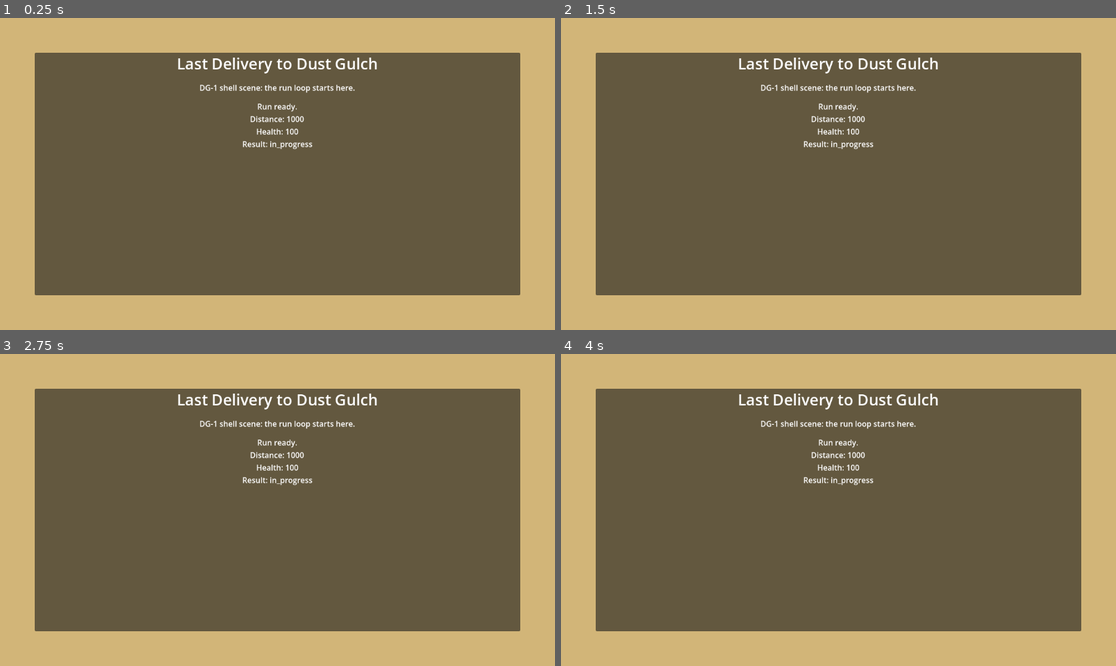
Above: before the commit, frames 1-4 (two rows, left to right).
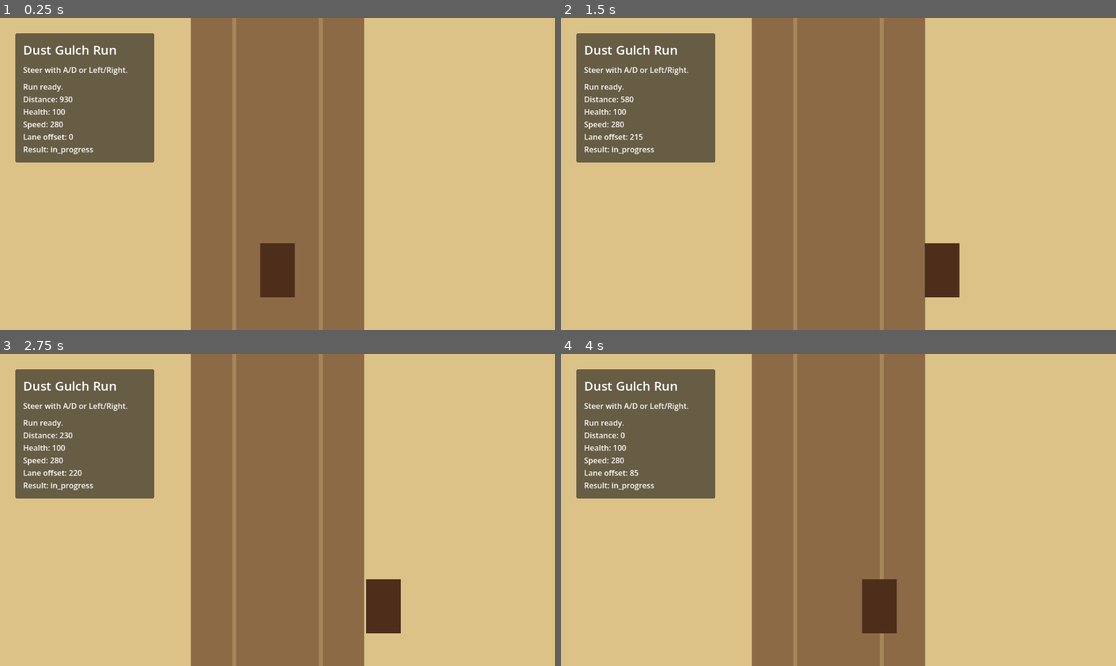
Above: after the commit, the same moments.

Repository: bbenefield89/The-Last-Delivery-to-Dust-Gulch
Game: Godot game, scene res://Scenes/AppRoot/AppRoot.tscn
Two runs of this game, one before a commit and one after it. Both use one fixed random seed, a clock stepped at 60 frames per second and the inputs below.
Inputs (mouse positions are in pixels of both pictures, inside the frame that each line leads up to):
- Up to frame 1 (0.25 s): no input
- Up to frame 2 (1.5 s): tap Enter at 0.5 s; move the mouse to (960, 158) at 0.52 s; hold D (steer_right, bound only after the commit) 0.53-1.25 s; hold Shift 0.53-1.25 s; click (960, 158) at 0.67 s; drag from (727, 189) to (810, 236) at 1.27 s
- Up to frame 3 (2.75 s): tap Space at 2 s; move the mouse to (333, 441) at 2.02 s; hold D (steer_right, bound only after the commit) from 2.03 s (still down); tap Ctrl at 2.1 s
- Up to frame 4 (4 s): release D (steer_right, bound only after the commit) at 2.75 s; tap Enter at 2.75 s; drag from (810, 572) to (672, 463) at 2.77 s; tap Space at 3.5 s; move the mouse to (1005, 556) at 3.52 s; hold A (steer_left, bound only after the commit) from 3.53 s (still down); tap Delete at 3.6 s

The runs differ from the first frame. In frame 1, 71% of the frame differs, in the area x 2-94%, y 0-100%; in frame 2, 71%; in frame 3, 71%; in frame 4, 71%.

Commit message:
feat(core): add steering and coverage

Diff:
--- a/Scenes/RunScene/RunScene.tscn
+++ b/Scenes/RunScene/RunScene.tscn
@@ -18,45 +18,96 @@
 anchor_bottom = 1.0
 grow_horizontal = 2
 grow_vertical = 2
-color = Color(0.823529, 0.709804, 0.470588, 1)
+color = Color(0.862745, 0.760784, 0.529412, 1)
 
-[node name="MarginContainer" type="MarginContainer" parent="."]
+[node name="Playfield" type="Control" parent="."]
+unique_name_in_owner = true
 layout_mode = 1
 anchors_preset = 15
 anchor_right = 1.0
 anchor_bottom = 1.0
-offset_left = 48.0
-offset_top = 48.0
-offset_right = -48.0
-offset_bottom = -48.0
 grow_horizontal = 2
 grow_vertical = 2
-theme_override_constants/margin_left = 24
-theme_override_constants/margin_top = 24
-theme_override_constants/margin_right = 24
-theme_override_constants/margin_bottom = 24
 
-[node name="Panel" type="PanelContainer" parent="MarginContainer"]
+[node name="Road" type="ColorRect" parent="Playfield"]
+layout_mode = 1
+anchors_preset = 8
+anchor_left = 0.5
+anchor_top = 0.0
+anchor_right = 0.5
+anchor_bottom = 1.0
+offset_left = -180.0
+offset_right = 180.0
+grow_horizontal = 2
+grow_vertical = 2
+color = Color(0.552941, 0.415686, 0.27451, 1)
+
+[node name="RoadStripeLeft" type="ColorRect" parent="Playfield/Road"]
+layout_mode = 1
+anchors_preset = 7
+anchor_left = 0.25
+anchor_top = 0.0
+anchor_right = 0.25
+anchor_bottom = 1.0
+offset_left = -4.0
+offset_right = 4.0
+grow_vertical = 2
+color = Color(0.74902, 0.658824, 0.427451, 0.45)
+
+[node name="RoadStripeRight" type="ColorRect" parent="Playfield/Road"]
+layout_mode = 1
+anchors_preset = 7
+anchor_left = 0.75
+anchor_top = 0.0
+anchor_right = 0.75
+anchor_bottom = 1.0
+offset_left = -4.0
+offset_right = 4.0
+grow_vertical = 2
+color = Color(0.74902, 0.658824, 0.427451, 0.45)
+
+[node name="Wagon" type="ColorRect" parent="Playfield"]
+unique_name_in_owner = true
+custom_minimum_size = Vector2(72, 112)
+layout_mode = 0
+offset_left = 324.0
+offset_top = 428.0
+offset_right = 396.0
+offset_bottom = 540.0
+color = Color(0.301961, 0.180392, 0.101961, 1)
+
+[node name="HUDPanel" type="PanelContainer" parent="."]
+layout_mode = 1
+anchors_preset = 1
+anchor_right = 0.0
+anchor_bottom = 0.0
+offset_left = 32.0
+offset_top = 32.0
+offset_right = 320.0
+offset_bottom = 196.0
+
+[node name="MarginContainer" type="MarginContainer" parent="HUDPanel"]
 layout_mode = 2
+theme_override_constants/margin_left = 16
+theme_override_constants/margin_top = 16
+theme_override_constants/margin_right = 16
+theme_override_constants/margin_bottom = 16
 
-[node name="VBoxContainer" type="VBoxContainer" parent="MarginContainer/Panel"]
+[node name="VBoxContainer" type="VBoxContainer" parent="HUDPanel/MarginContainer"]
 layout_mode = 2
-theme_override_constants/separation = 16
+theme_override_constants/separation = 12
 
-[node name="TitleLabel" type="Label" parent="MarginContainer/Panel/VBoxContainer"]
+[node name="TitleLabel" type="Label" parent="HUDPanel/MarginContainer/VBoxContainer"]
 layout_mode = 2
-theme_override_font_sizes/font_size = 32
-text = "Last Delivery to Dust Gulch"
-horizontal_alignment = 1
+theme_override_font_sizes/font_size = 26
+text = "Dust Gulch Run"
 
-[node name="SubtitleLabel" type="Label" parent="MarginContainer/Panel/VBoxContainer"]
+[node name="HintLabel" type="Label" parent="HUDPanel/MarginContainer/VBoxContainer"]
 layout_mode = 2
-text = "DG-1 shell scene: the run loop starts here."
-horizontal_alignment = 1
+text = "Steer with A/D or Left/Right."
 
-[node name="StatusLabel" type="Label" parent="MarginContainer/Panel/VBoxContainer"]
+[node name="StatusLabel" type="Label" parent="HUDPanel/MarginContainer/VBoxContainer"]
 unique_name_in_owner = true
 layout_mode = 2
 text = "Run scene loaded.\nAwaiting run state."
-horizontal_alignment = 1
-vertical_alignment = 1
+autowrap_mode = 2
--- a/Scenes/RunScene/run_scene.gd
+++ b/Scenes/RunScene/run_scene.gd
@@ -1,9 +1,15 @@
 extends Control
 
 const RunStateType := preload("res://Scripts/RunState/run_state.gd")
+const STEER_ACTION_NEGATIVE := "steer_left"
+const STEER_ACTION_POSITIVE := "steer_right"
+const STEER_SPEED := 300.0
+const ROAD_HALF_WIDTH := 220.0
 
 var _run_state: RunStateType
 
+@onready var _playfield: Control = %Playfield
+@onready var _wagon: ColorRect = %Wagon
 @onready var _status_label: Label = %StatusLabel
 
 
@@ -13,6 +19,26 @@
 
 
 func _ready() -> void:
+	_ensure_input_actions()
+	_update_wagon_visual()
+	_refresh_status()
+
+
+func _process(delta: float) -> void:
+	if _run_state == null:
+		return
+
+	var steer_input := Input.get_axis(STEER_ACTION_NEGATIVE, STEER_ACTION_POSITIVE)
+	_run_state.lateral_position = clamp(
+		_run_state.lateral_position + steer_input * STEER_SPEED * delta,
+		-ROAD_HALF_WIDTH,
+		ROAD_HALF_WIDTH,
+	)
+	_run_state.distance_remaining = max(
+		0.0,
+		_run_state.distance_remaining - _run_state.current_speed * delta,
+	)
+	_update_wagon_visual()
 	_refresh_status()
 
 
@@ -24,8 +50,37 @@
 		_status_label.text = "Run scene loaded.\nAwaiting run state."
 		return
 
-	_status_label.text = "Run ready.\nDistance: %.0f\nHealth: %d\nResult: %s" % [
+	_status_label.text = "Run ready.\nDistance: %.0f\nHealth: %d\nSpeed: %.0f\nLane offset: %.0f\nResult: %s" % [
 		_run_state.distance_remaining,
 		_run_state.wagon_health,
+		_run_state.current_speed,
+		_run_state.lateral_position,
 		String(_run_state.result),
 	]
+
+
+func _update_wagon_visual() -> void:
+	if _wagon == null or _playfield == null or _run_state == null:
+		return
+
+	var playfield_size := _playfield.size
+	_wagon.position = Vector2(
+		(playfield_size.x * 0.5) - (_wagon.size.x * 0.5) + _run_state.lateral_position,
+		playfield_size.y - 180.0,
+	)
+
+
+func _ensure_input_actions() -> void:
+	_register_action(STEER_ACTION_NEGATIVE, [KEY_A, KEY_LEFT])
+	_register_action(STEER_ACTION_POSITIVE, [KEY_D, KEY_RIGHT])
+
+
+func _register_action(action_name: StringName, keys: Array[int]) -> void:
+	if not InputMap.has_action(action_name):
+		InputMap.add_action(action_name)
+
+	for keycode in keys:
+		var event := InputEventKey.new()
+		event.physical_keycode = keycode
+		if not InputMap.action_has_event(action_name, event):
+			InputMap.action_add_event(action_name, event)
--- a/Scripts/RunState/run_state.gd
+++ b/Scripts/RunState/run_state.gd
@@ -3,9 +3,12 @@
 
 const DEFAULT_DISTANCE_REMAINING := 1000.0
 const DEFAULT_WAGON_HEALTH := 100
+const DEFAULT_LATERAL_POSITION := 0.0
+const DEFAULT_FORWARD_SPEED := 280.0
 
 var distance_remaining: float = DEFAULT_DISTANCE_REMAINING
 var wagon_health: int = DEFAULT_WAGON_HEALTH
-var current_speed: float = 0.0
+var current_speed: float = DEFAULT_FORWARD_SPEED
 var active_failure: StringName = &""
 var result: StringName = &"in_progress"
+var lateral_position: float = DEFAULT_LATERAL_POSITION
--- /dev/null
+++ b/Tests/Smoke/smoke_test_runner.gd
@@ -0,0 +1,27 @@
+extends SceneTree
+
+const APP_ROOT_SCENE := preload("res://Scenes/AppRoot/AppRoot.tscn")
+
+
+func _init() -> void:
+	call_deferred("_run")
+
+
+func _run() -> void:
+	var app_root = APP_ROOT_SCENE.instantiate()
+	get_root().add_child(app_root)
+	await process_frame
+
+	var run_scene = app_root.get_node_or_null("RunScene")
+	if app_root.run_state == null:
+		push_error("Smoke test failed: AppRoot did not create a run state.")
+		quit(1)
+		return
+
+	if run_scene == null:
+		push_error("Smoke test failed: AppRoot did not add the run scene.")
+		quit(1)
+		return
+
+	print("Smoke test passed: AppRoot bootstrapped the run scene.")
+	quit(0)
--- /dev/null
+++ b/Tests/Unit/test_app_root.gd
@@ -0,0 +1,12 @@
+extends GutTest
+
+const APP_ROOT_SCENE := preload("res://Scenes/AppRoot/AppRoot.tscn")
+
+
+func test_app_root_bootstraps_run_state_and_run_scene() -> void:
+	var app_root = APP_ROOT_SCENE.instantiate()
+	add_child_autofree(app_root)
+	await wait_process_frames(1)
+
+	assert_not_null(app_root.run_state)
+	assert_not_null(app_root.get_node_or_null("RunScene"))
--- /dev/null
+++ b/Tests/Unit/test_run_scene.gd
@@ -0,0 +1,66 @@
+extends GutTest
+
+const RUN_SCENE := preload("res://Scenes/RunScene/RunScene.tscn")
+const RunStateType := preload("res://Scripts/RunState/run_state.gd")
+
+
+func test_setup_populates_status_label_with_run_state_values() -> void:
+	var scene = RUN_SCENE.instantiate()
+	add_child_autofree(scene)
+	scene.set_size(Vector2(1280.0, 720.0))
+	await wait_process_frames(1)
+
+	var state := RunStateType.new()
+	state.distance_remaining = 876.0
+	state.wagon_health = 77
+	state.current_speed = 345.0
+	state.lateral_position = 12.0
+	scene.setup(state)
+
+	var status_label: Label = scene.get_node("%StatusLabel")
+	assert_string_contains(status_label.text, "Distance: 876")
+	assert_string_contains(status_label.text, "Health: 77")
+	assert_string_contains(status_label.text, "Speed: 345")
+	assert_string_contains(status_label.text, "Lane offset: 12")
+
+
+func test_ready_registers_steering_input_actions() -> void:
+	var scene = RUN_SCENE.instantiate()
+	add_child_autofree(scene)
+	await wait_process_frames(1)
+
+	assert_true(InputMap.has_action("steer_left"))
+	assert_true(InputMap.has_action("steer_right"))
+
+
+func test_process_moves_right_and_reduces_distance() -> void:
+	var scene = RUN_SCENE.instantiate()
+	add_child_autofree(scene)
+	scene.set_size(Vector2(1280.0, 720.0))
+	await wait_process_frames(1)
+
+	var state := RunStateType.new()
+	scene.setup(state)
+
+	Input.action_press("steer_right")
+	scene._process(0.5)
+	Input.action_release("steer_right")
+
+	assert_almost_eq(state.lateral_position, 150.0, 0.01)
+	assert_almost_eq(state.distance_remaining, 860.0, 0.01)
+
+
+func test_process_clamps_lateral_position_to_road_bounds() -> void:
+	var scene = RUN_SCENE.instantiate()
+	add_child_autofree(scene)
+	await wait_process_frames(1)
+
+	var state := RunStateType.new()
+	state.lateral_position = 210.0
+	scene.setup(state)
+
+	Input.action_press("steer_right")
+	scene._process(1.0)
+	Input.action_release("steer_right")
+
+	assert_eq(state.lateral_position, 220.0)
--- /dev/null
+++ b/Tests/Unit/test_run_state.gd
@@ -0,0 +1,14 @@
+extends GutTest
+
+const RunStateType := preload("res://Scripts/RunState/run_state.gd")
+
+
+func test_defaults_match_expected_mvp_boot_values() -> void:
+	var state := RunStateType.new()
+
+	assert_eq(state.distance_remaining, RunStateType.DEFAULT_DISTANCE_REMAINING)
+	assert_eq(state.wagon_health, RunStateType.DEFAULT_WAGON_HEALTH)
+	assert_eq(state.current_speed, RunStateType.DEFAULT_FORWARD_SPEED)
+	assert_eq(state.lateral_position, RunStateType.DEFAULT_LATERAL_POSITION)
+	assert_eq(state.active_failure, &"")
+	assert_eq(state.result, &"in_progress")
Not shown, added: Scenes/AppRoot/app_root.gd.uid
Not shown, added: Scenes/RunScene/run_scene.gd.uid
Not shown, added: Scripts/RunState/run_state.gd.uid
Not shown, added: AGENTS.md
Not shown, changed: kanban_tasks_data.kanban
